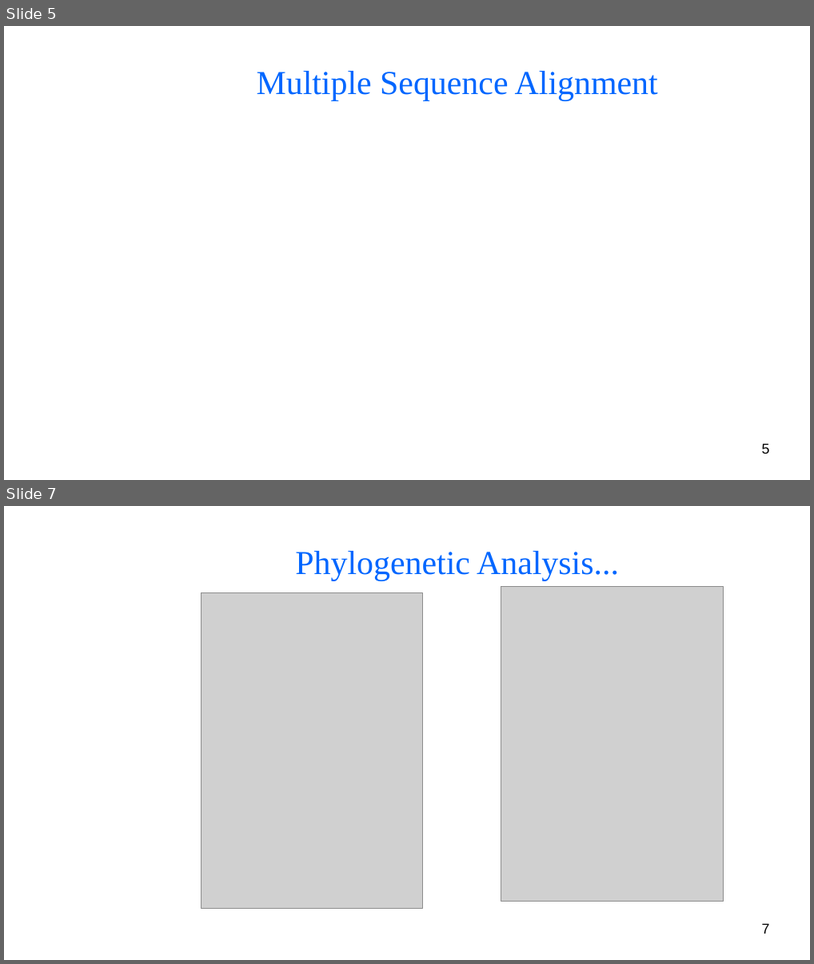
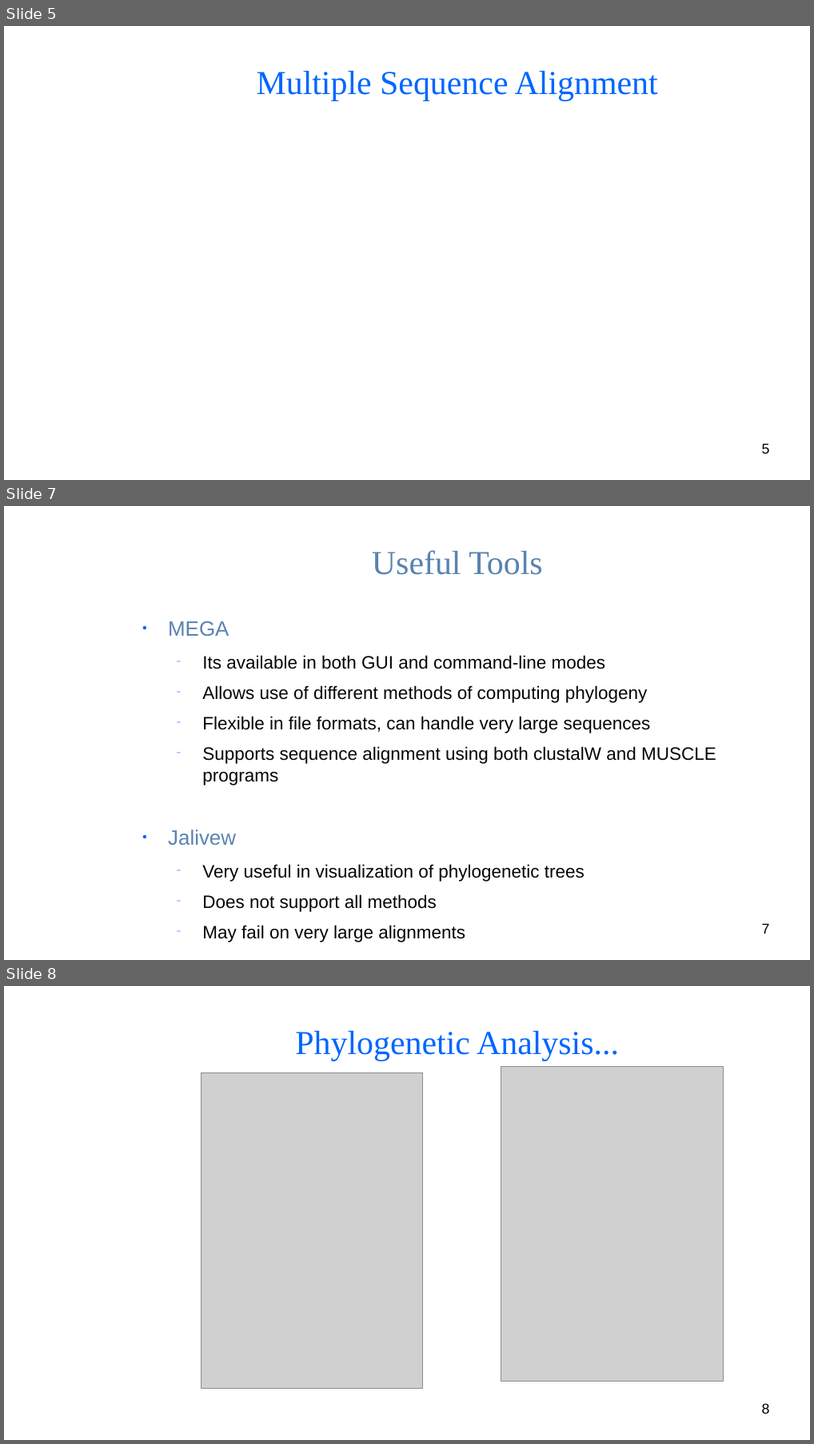
Before and after one commit to BryanAbuchery/Group_Project, a slide deck: Group_presentation.odp. Shown one above the other, each under a label of ours: slides 5 and 7 before the commit, slides 5, 7 and 8 after it; the slides between them are not shown. The pictures are 814x964 and 814x1444 pixels, drawn with LibreOffice and Linux fonts; fonts in the diff are those of the drawing; grey boxes stand for pictures; background and template pictures are left out. Boxes give left, top, right and bottom in pixels: in the first picture for what was removed or moved away, otherwise in the second. Text is boxed around its words. In the diff, an @@ line names an element or a change of style, - is before the commit and + after.

```diff
--- a/Group_presentation.odp
+++ b/Group_presentation.odp
@@ slide 7 added at [4, 506, 810, 960], background picture (left out) @@
@@ title added at [372, 550, 542, 575], 33 pt, text #5983B0 @@
+Useful Tools
@@ text added at [168, 621, 717, 942], 17.8 pt, text #050505 @@
+● MEGA
+  − Its available in both GUI and command-line modes
+  − Allows use of different methods of computing phylogeny
+  − Flexible in file formats, can handle very large sequences
+  − Supports sequence alignment using both clustalW and MUSCLE programs
+● Jalivew
+  − Very useful in visualization of phylogenetic trees
+  − Does not support all methods
+  − May fail on very large alignments
@@ page number added at [762, 923, 770, 933], 14 pt, text #000000 @@
+7
@@ what was slide 7 is now slide 8 @@
@@ page number at [762, 1403, 770, 1413]: text changed @@
-7
+8
```
Also in this commit, not shown: 3 slides changed, 3 other slides added, 3 slides removed.
